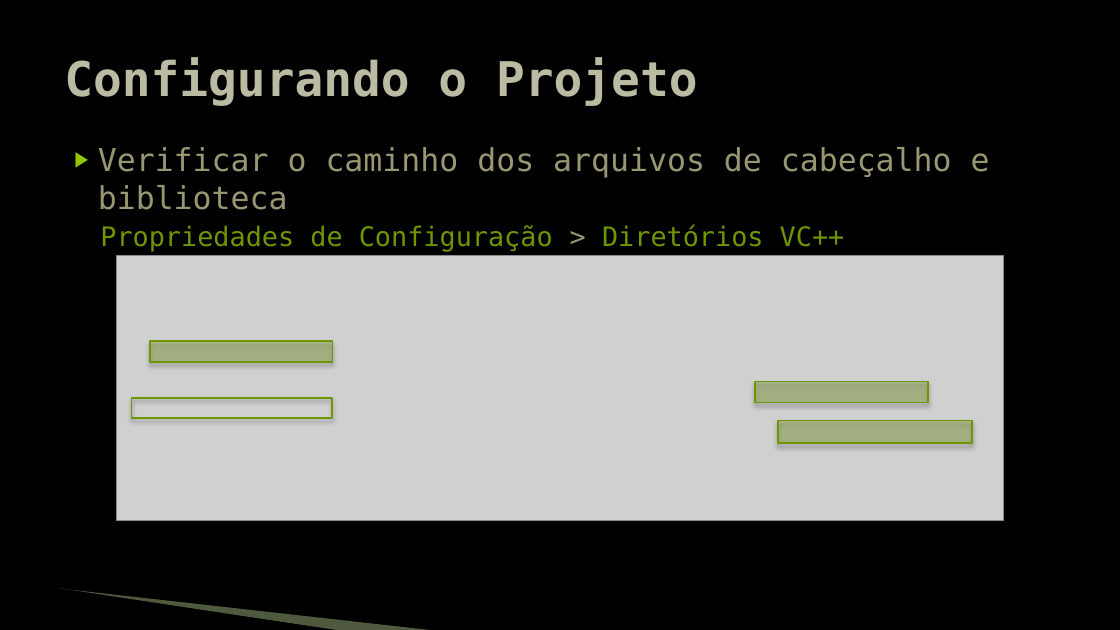
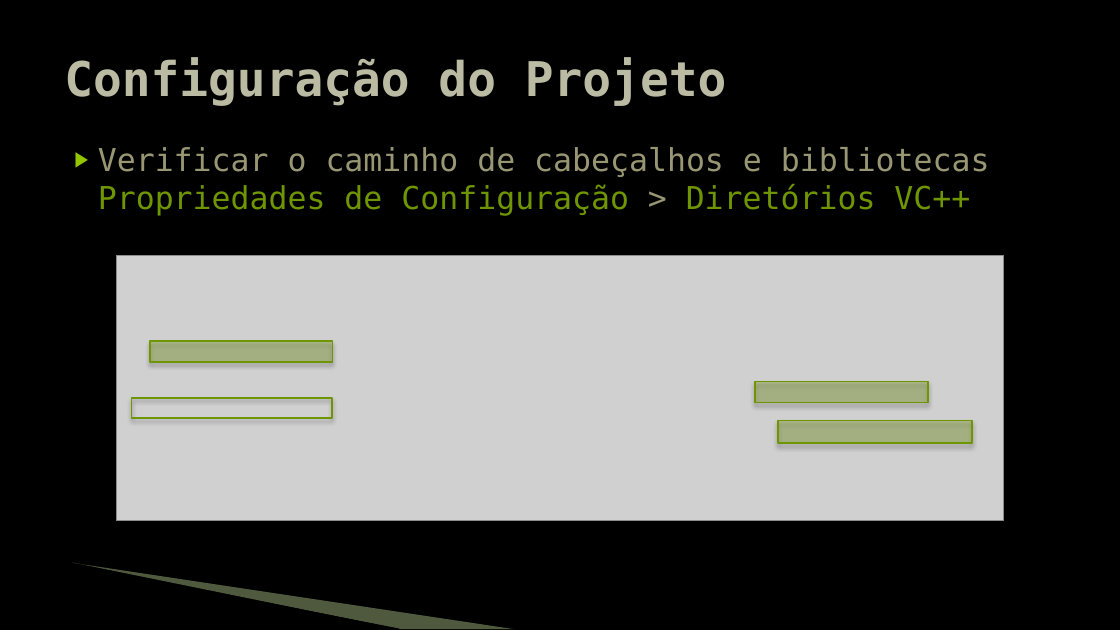
Before and after one commit to JudsonSS/Jogos, a slide deck: slide 9 of Slides/06. Direct3D.pptx. Drawn at 1120x630 pixels with LibreOffice and Linux fonts; fonts in the diff are those of the drawing; grey boxes stand for pictures; background and template pictures are left out. Boxes give left, top, right and bottom in pixels: in the first picture for what was removed or moved away, otherwise in the second. Text is boxed around its words. In the diff, an @@ line names an element or a change of style, - is before the commit and + after.

```diff
--- a/Slides/06. Direct3D.pptx
+++ b/Slides/06. Direct3D.pptx
@@ title at (64, 57, 727, 106): text changed @@
-Configurando o Projeto
+Configuração do Projeto
@@ text at (98, 147, 990, 216): text changed @@
-▶ Verificar o caminho dos arquivos de cabeçalho e biblioteca
-  Propriedades de Configuração > Diretórios VC++
+▶ Verificar o caminho de cabeçalhos e bibliotecas
+  Propriedades de Configuração > Diretórios VC++
@@ freeform shape: place and size @@
-freeform shape at (60, 590, 340, 630)
+freeform shape at (71, 565, 400, 629)
@@ freeform shape: place and size @@
-freeform shape at (61, 589, 437, 630)
+freeform shape at (73, 563, 514, 629)
```
Also in this commit, not shown: 23 other slides changed, 3 slides removed.
